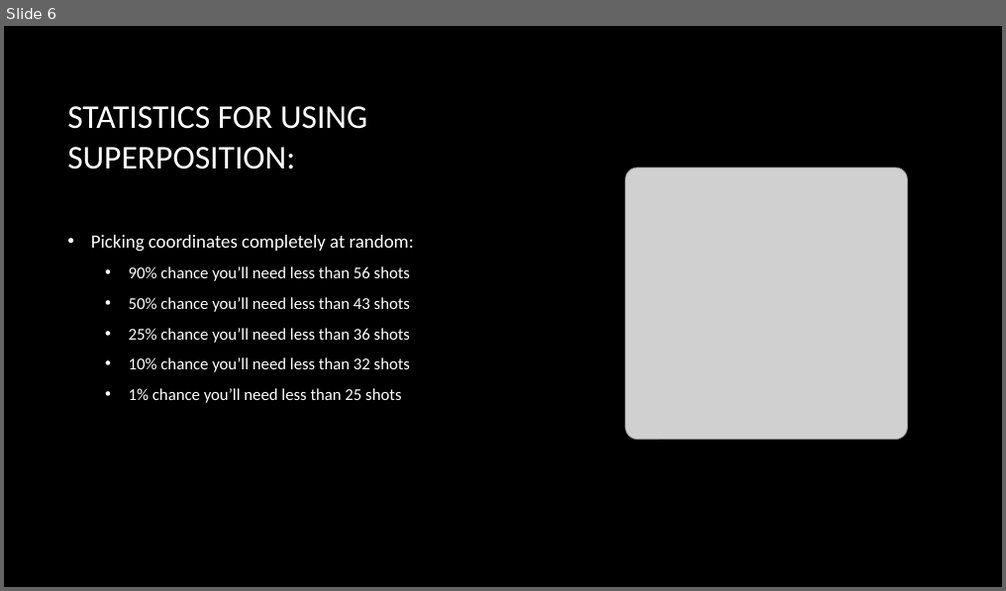
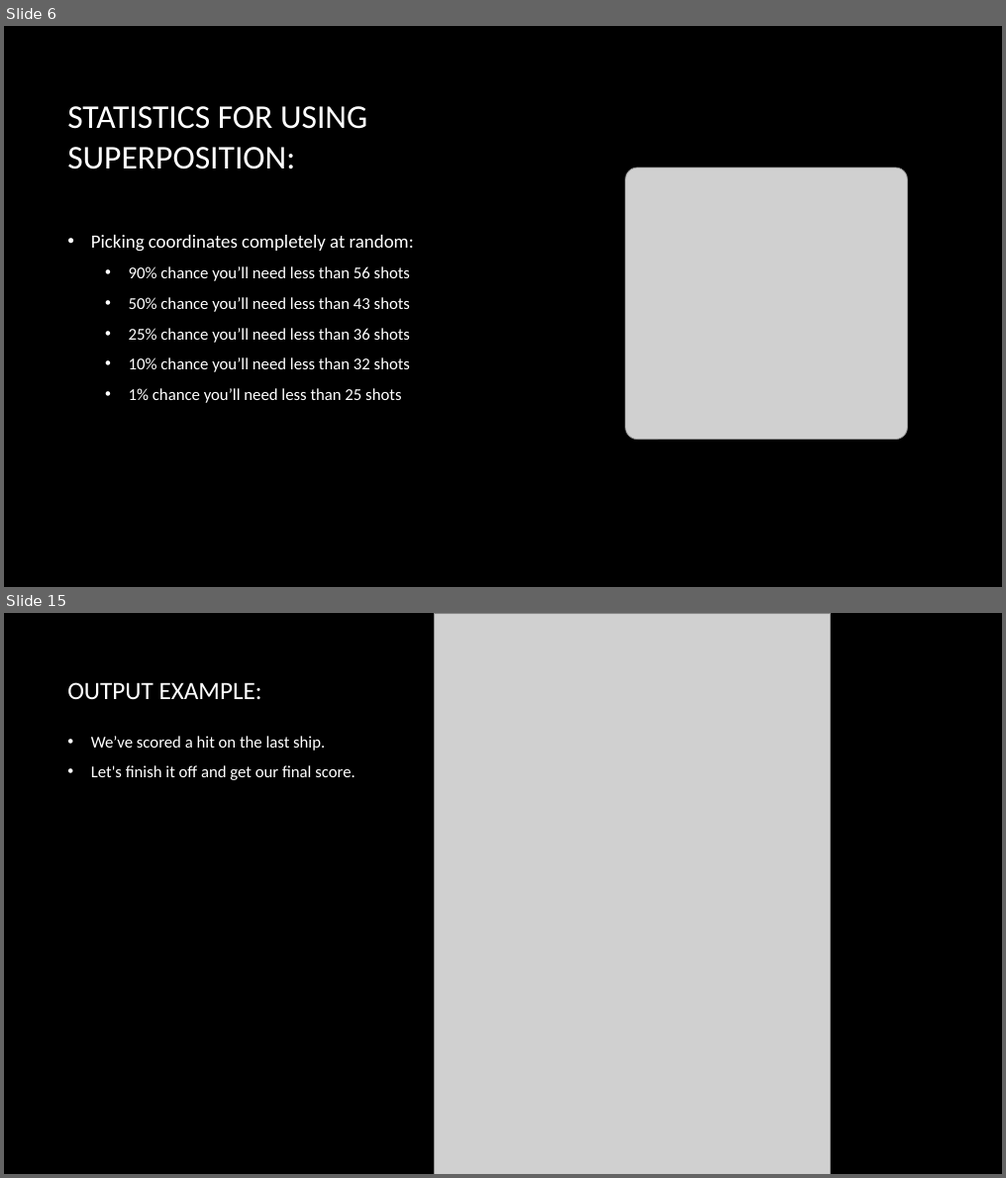
Before and after one commit to chestonthegray/cs5500-project, a slide deck: Project Presentation.pptx. Shown one above the other, each under a label of ours: slide 6 before the commit, slides 6 and 15 after it; the slides between them are not shown. The pictures are 1006x591 and 1006x1178 pixels, drawn with LibreOffice and Linux fonts; fonts in the diff are those of the drawing; grey boxes stand for pictures; background and template pictures are left out. Boxes give left, top, right and bottom in pixels: in the first picture for what was removed or moved away, otherwise in the second. Text is boxed around its words. In the diff, an @@ line names an element or a change of style, - is before the commit and + after.

```diff
--- a/Project Presentation.pptx
+++ b/Project Presentation.pptx
@@ slide 15 added at <box>4,613,1002,1174</box>, background picture (left out) @@
@@ picture added at <box>434,613,831,1174</box> @@
@@ title added at <box>67,682,262,700</box>, 24 pt, text #FFFFFF @@
+OUTPUT EXAMPLE:
@@ text added at <box>91,736,355,780</box>, 16 pt, text #FFFFFF @@
+• We’ve scored a hit on the last ship.
+• Let's finish it off and get our final score.
```
Also in this commit, not shown: 10 other slides added.
